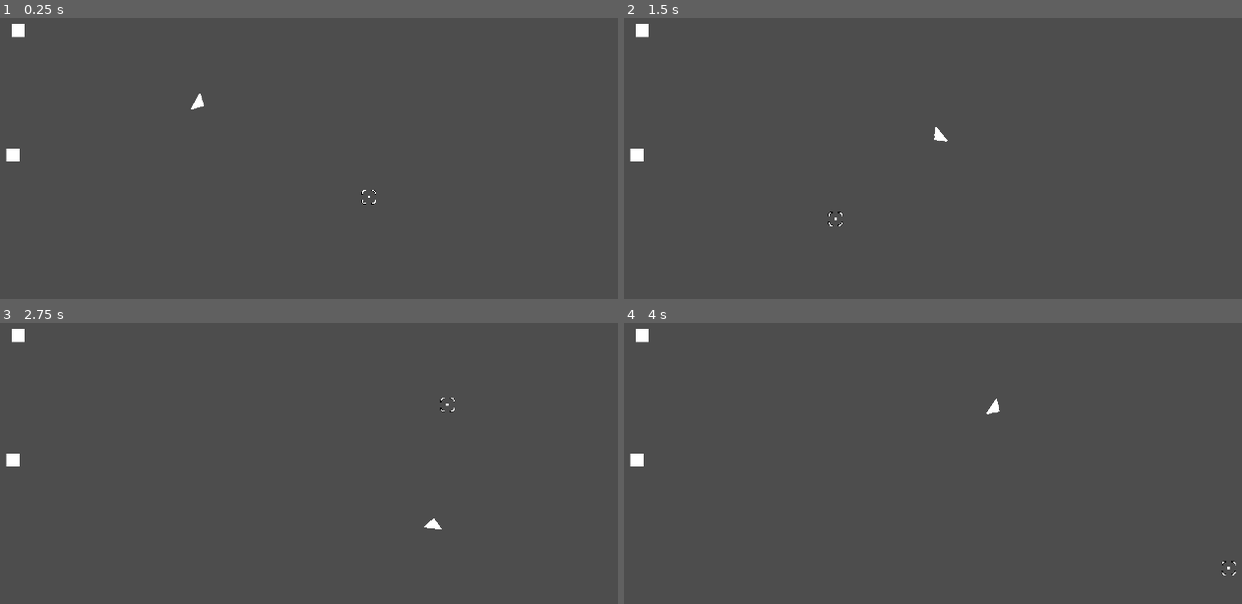
Above: before the commit, frames 1-4 (two rows, left to right).
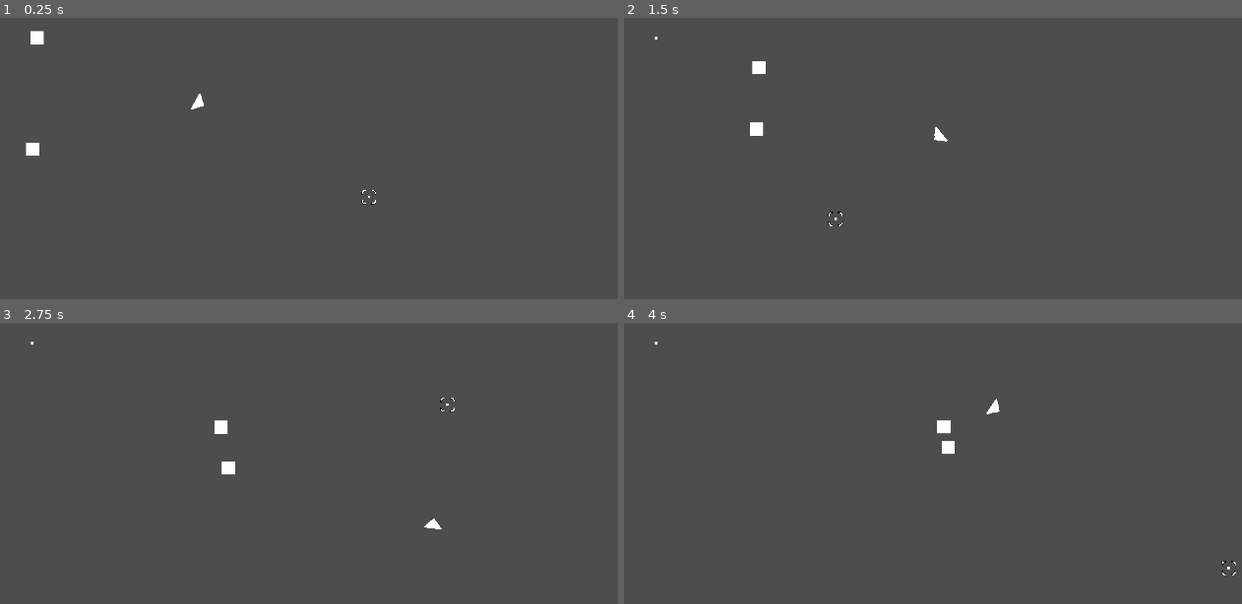
Above: after the commit, the same moments.

Repository: lcrol77/asteroids
Game: Godot game, scene res://main.tscn
Same seed, same stepped clock (60 frames per second), same inputs: the game is played once before the commit and once after it.
Inputs (mouse positions are in pixels of both pictures, inside the frame that each line leads up to):
- Up to frame 1 (0.25 s): no input
- Up to frame 2 (1.5 s): move the mouse to (1161, 172) at 0.52 s; hold D (right) 0.53-1.28 s; move the mouse to (834, 217) at 1.27 s; hold S (down) from 1.28 s (still down)
- Up to frame 3 (2.75 s): move the mouse to (444, 404) at 2.02 s; release S (down) at 2.03 s; hold D (right) from 2.03 s (still down)
- Up to frame 4 (4 s): move the mouse to (951, 589) at 2.77 s; release D (right) at 2.78 s; hold W (up) 2.78-3.53 s; move the mouse to (1229, 567) at 3.52 s; hold A (left) from 3.53 s (still down)

The runs differ from the first frame. In frame 1, 0.4% of the frame differs, in the area x 0-8%, y 2-52%; in frame 2, 0.4%, in the area x 0-23%, y 2-52%; in frame 3, 0.4%; in frame 4, 0.4%.
Error before the commit: Parse Error: Unexpected "Identifier" in class body. (res://enemy.gd:10)

Commit message:
added bullet scene

Diff:
--- /dev/null
+++ b/bullet.gd
@@ -0,0 +1,4 @@
+extends Area2D
+
+func _on_body_entered(body):
+	print("hit", body.name)
--- /dev/null
+++ b/bullet.tscn
@@ -0,0 +1,21 @@
+[gd_scene load_steps=4 format=3 uid="uid://45ukda6iq6xn"]
+
+[ext_resource type="Script" path="res://bullet.gd" id="1_2b6m0"]
+[ext_resource type="Texture2D" uid="uid://d3g6ypsrg1h3r" path="res://assets/enemy.png" id="1_2su6f"]
+
+[sub_resource type="RectangleShape2D" id="RectangleShape2D_vlwrg"]
+size = Vector2(10, 10)
+
+[node name="Bullet" type="Area2D"]
+collision_mask = 2
+script = ExtResource("1_2b6m0")
+
+[node name="Sprite2D" type="Sprite2D" parent="."]
+scale = Vector2(0.2, 0.2)
+texture = ExtResource("1_2su6f")
+
+[node name="CollisionShape2D" type="CollisionShape2D" parent="."]
+shape = SubResource("RectangleShape2D_vlwrg")
+
+[connection signal="area_entered" from="." to="." method="_on_area_entered"]
+[connection signal="body_entered" from="." to="." method="_on_body_entered"]
--- a/crosshair.gd
+++ b/crosshair.gd
@@ -1,7 +1,8 @@
 extends Sprite2D
 
 func _ready() -> void:
-	Input.set_mouse_mode(Input.MOUSE_MODE_HIDDEN)
+	#Input.set_mouse_mode(Input.MOUSE_MODE_HIDDEN)
+	pass
 
 # Called every frame. 'delta' is the elapsed time since the previous frame.
 func _process(delta: float) -> void:
--- a/enemy.gd
+++ b/enemy.gd
@@ -7,4 +7,3 @@
 	var direction = position.direction_to(player.position)
 	velocity = direction * speed
 	move_and_collide(velocity * delta)
-aaw
--- a/enemy.tscn
+++ b/enemy.tscn
@@ -7,6 +7,7 @@
 size = Vector2(32, 32)
 
 [node name="Enemy" type="CharacterBody2D"]
+collision_layer = 2
 script = ExtResource("1_wow8r")
 
 [node name="Sprite2D" type="Sprite2D" parent="."]
--- a/main.tscn
+++ b/main.tscn
@@ -1,8 +1,9 @@
-[gd_scene load_steps=5 format=3 uid="uid://cti6p53nikr1e"]
+[gd_scene load_steps=6 format=3 uid="uid://cti6p53nikr1e"]
 
 [ext_resource type="PackedScene" uid="uid://ceny2kkehuyu2" path="res://crosshair.tscn" id="1_7yrei"]
 [ext_resource type="PackedScene" uid="uid://cyeo7qwq5jlmd" path="res://player.tscn" id="2_410g3"]
 [ext_resource type="PackedScene" uid="uid://4ret5j3ufo6y" path="res://enemy.tscn" id="3_ckmda"]
+[ext_resource type="PackedScene" uid="uid://45ukda6iq6xn" path="res://bullet.tscn" id="4_yghqd"]
 
 [sub_resource type="GDScript" id="GDScript_7u8s8"]
 script/source = "extends Node2D
@@ -26,8 +27,9 @@
 
 [node name="Enemy" parent="." instance=ExtResource("3_ckmda")]
 position = Vector2(104, 132)
-speed = null
 
 [node name="Enemy2" parent="." instance=ExtResource("3_ckmda")]
 position = Vector2(91, 437)
-speed = null
+
+[node name="Bullet" parent="." instance=ExtResource("4_yghqd")]
+position = Vector2(138, 151)
--- a/player.tscn
+++ b/player.tscn
@@ -17,3 +17,6 @@
 [node name="Sprite2D" type="Sprite2D" parent="."]
 rotation = 1.5708
 texture = ExtResource("1_2tqwe")
+
+[node name="BulletSpawn" type="Node2D" parent="."]
+position = Vector2(11, 0)
--- a/project.godot
+++ b/project.godot
@@ -47,6 +47,11 @@
 ]
 }
 
+[layer_names]
+
+2d_physics/layer_1="player"
+2d_physics/layer_2="enemies"
+
 [rendering]
 
 textures/canvas_textures/default_texture_filter=0
